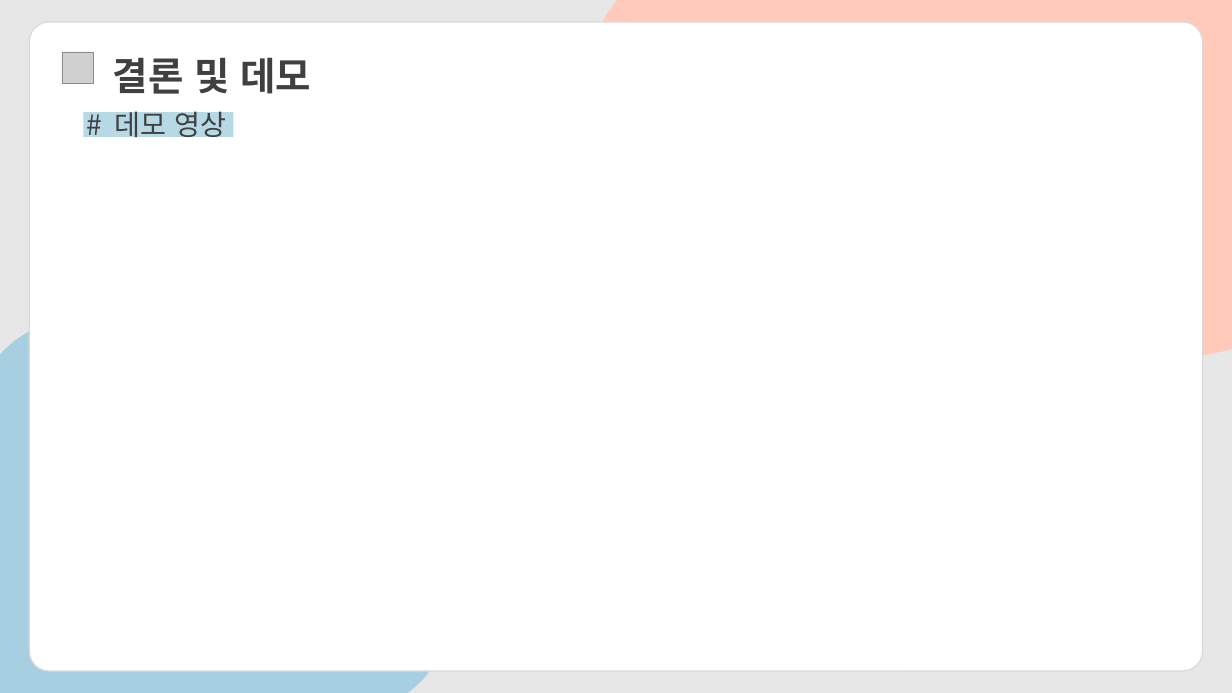
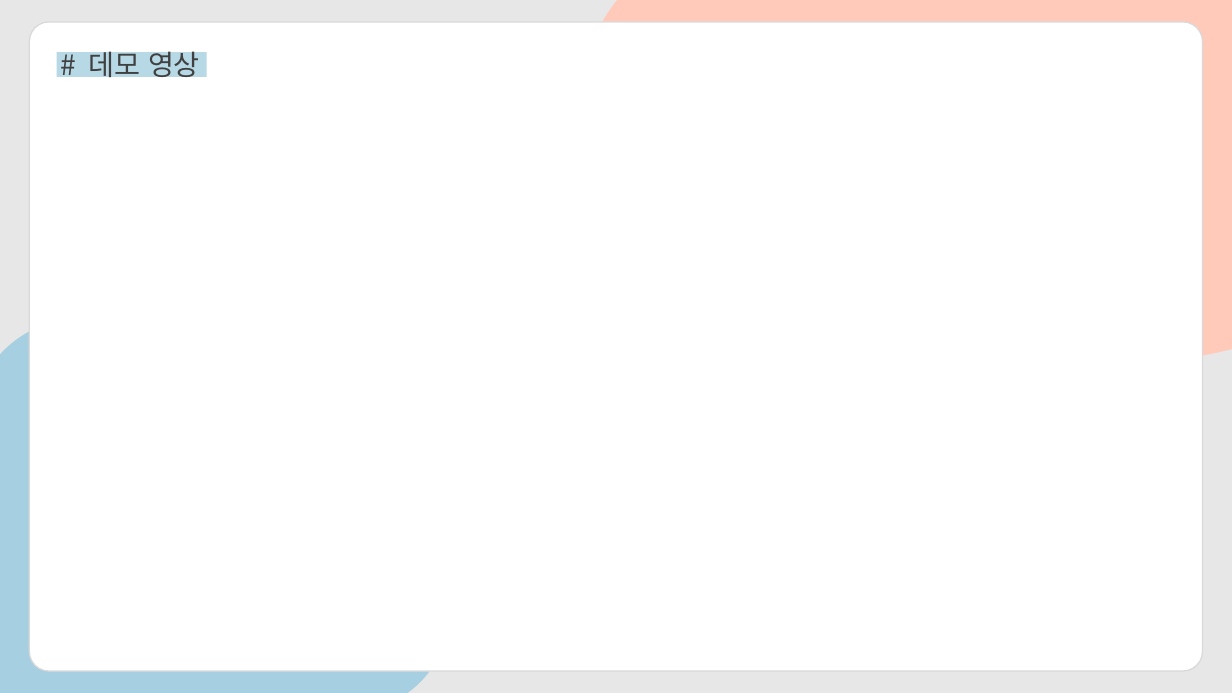
Before and after one commit to eunryung228/AndroidProject_LetsGoHome, a slide deck: slide 11 of doc_etc/2017103955_권은령_모바일프로그래밍_최종발표.pptx (slide 10 before the commit). Drawn at 1232x693 pixels with LibreOffice and Linux fonts; fonts in the diff are those of the drawing; grey boxes stand for pictures. Boxes give left, top, right and bottom in pixels: in the first picture for what was removed or moved away, otherwise in the second. Text is boxed around its words. In the diff, an @@ line names an element or a change of style, - is before the commit and + after.

```diff
--- a/doc_etc/2017103955_권은령_모바일프로그래밍_최종발표.pptx
+++ b/doc_etc/2017103955_권은령_모바일프로그래밍_최종발표.pptx
@@ text "# 데모 영상": place and size @@
-text "# 데모 영상" at (115, 107, 227, 143)
+text "# 데모 영상" at (88, 47, 200, 83)
@@ rectangle: place and size @@
-rectangle at (83, 112, 233, 137)
+rectangle at (56, 52, 206, 77)
@@ picture removed at (62, 52, 93, 83) @@
@@ text removed at (113, 57, 312, 94) @@
-결론 및 데모
```
Also in this commit, not shown: 1 other slide changed, 1 slide added, 3 other files.
